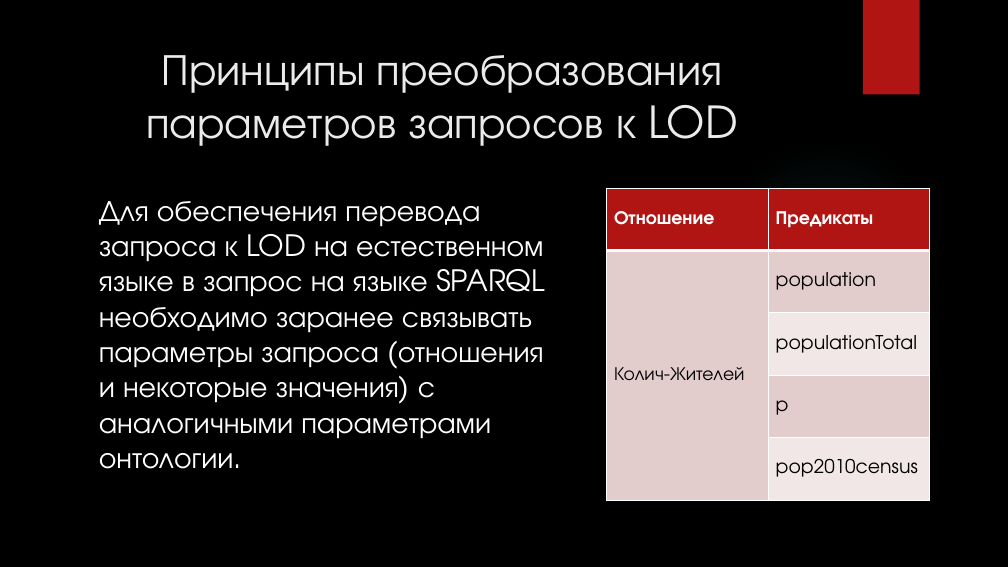
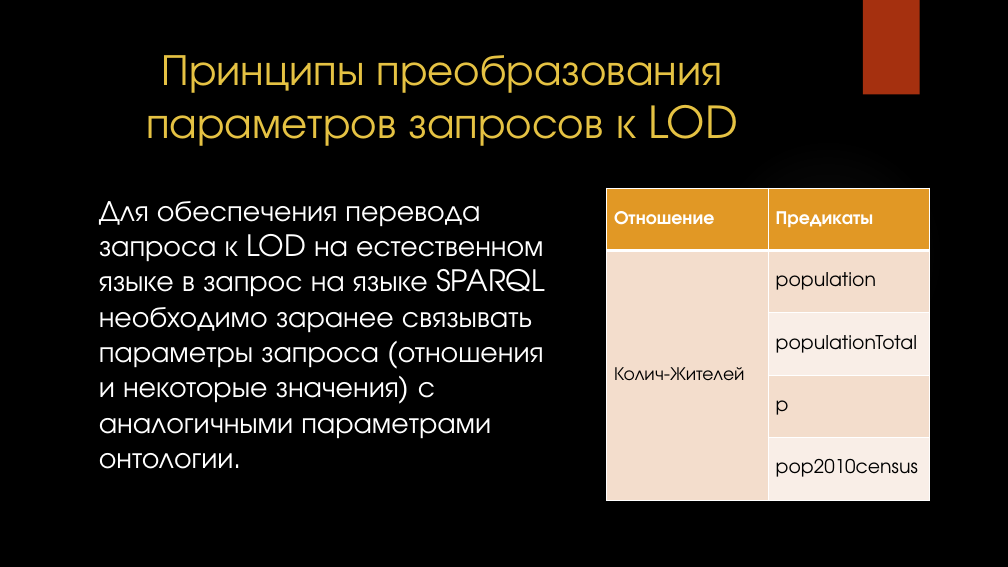
Before and after one commit to docNemo/diplom, a slide deck: slide 18 of Презентация/Принципы проектирования СОЕЯ интерфейсов.pptx (slide 17 before the commit). Drawn at 1008x567 pixels with LibreOffice and Linux fonts; fonts in the diff are those of the drawing; background and template pictures are left out. Boxes give left, top, right and bottom in pixels: in the first picture for what was removed or moved away, otherwise in the second. Text is boxed around its words. In the diff, an @@ line names an element or a change of style, - is before the commit and + after.

```diff
--- a/Презентация/Принципы проектирования СОЕЯ интерфейсов.pptx
+++ b/Презентация/Принципы проектирования СОЕЯ интерфейсов.pptx
@@ rectangle at <box>863,0,920,95</box>: fill #B01513 to #A5300F @@
@@ title "Принципы преобразования параметров запросов к ..." at <box>146,55,738,146</box>: text colour #EBEBEB to #E5C243 @@
@@ ellipse at <box>712,138,944,371</box>: fill gradient #50B9C1 to gradient #848484 @@
@@ table at <box>606,188,930,500</box> @@
@@ fill #B01513 to #E19825 in row 1 @@
@@ fill #E4CCCC to #F4DDCD in 3 cells @@
@@ fill #F2E8E7 to #F9EFE8 in 2 cells @@
```
Also in this commit, not shown: 21 other slides changed, 6 slides added, 5 slides removed, 15 other files.
